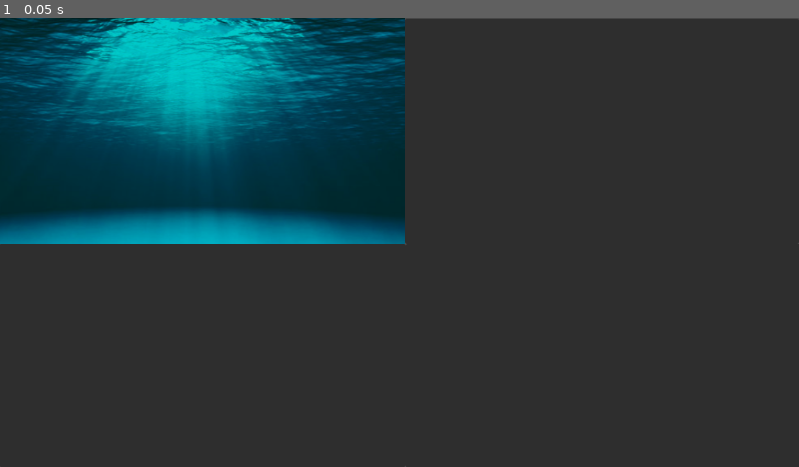
Above: before the commit, frame 1.
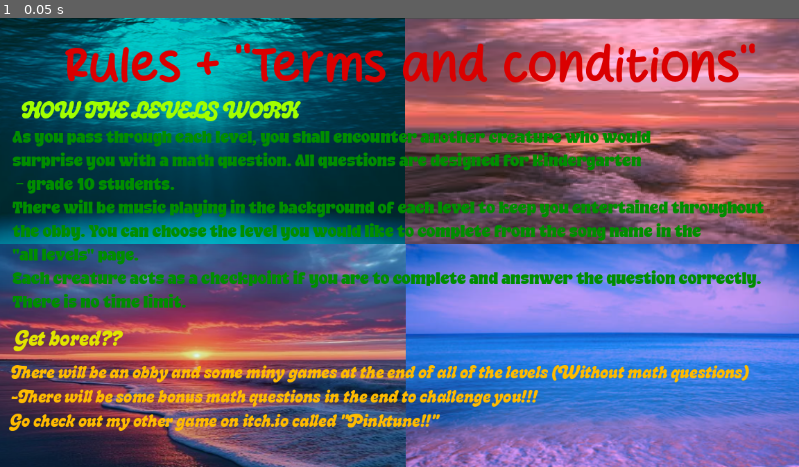
Above: after the commit, the same moment.

Repository: Miguella297/clowny-math-fih
Game: Godot game, scene res://how.tscn
Same seed, same stepped clock (60 frames per second), same inputs: the game is played once before the commit and once after it. This scene is started directly instead of the project's main scene.
Inputs:
- Up to frame 1 (0.05 s): no input

The runs differ from the first frame. In frame 1, 78% of the frame differs, in the area x 0-100%, y 0-100%.

Commit message:
finished the rules page (just about)
Gyatt

Diff:
--- a/how.tscn
+++ b/how.tscn
@@ -1,10 +1,28 @@
-[gd_scene load_steps=3 format=3 uid="uid://duncq6tqmyja5"]
+[gd_scene load_steps=12 format=3 uid="uid://duncq6tqmyja5"]
 
 [ext_resource type="Texture2D" uid="uid://6ltvy2a3xv5j" path="res://ocean 2.png" id="1_iaxyd"]
+[ext_resource type="Texture2D" uid="uid://0akrn6wt82h1" path="res://set.png" id="2_0fr73"]
+[ext_resource type="Texture2D" uid="uid://bf00ro2srqpau" path="res://wave 2.png" id="3_hxkul"]
+[ext_resource type="Texture2D" uid="uid://dp56vcfantc6y" path="res://beach.png" id="4_6xt4l"]
+[ext_resource type="FontFile" uid="uid://2kovgfn6gmd4" path="res://Welcome Darling.otf" id="5_tpxh2"]
+[ext_resource type="FontFile" uid="uid://dewo183t8jt01" path="res://Bakso Menu TTF.ttf" id="6_hxkul"]
+[ext_resource type="FontFile" uid="uid://clk6gu1ghtl6h" path="res://Melt-Swashes.ttf" id="7_6xt4l"]
 
 [sub_resource type="StyleBoxTexture" id="StyleBoxTexture_4f0c7"]
 texture = ExtResource("1_iaxyd")
 modulate_color = Color(0, 0.794554, 0.796301, 1)
+
+[sub_resource type="StyleBoxTexture" id="StyleBoxTexture_yf4nx"]
+texture = ExtResource("2_0fr73")
+modulate_color = Color(0.890196, 1, 1, 1)
+
+[sub_resource type="StyleBoxTexture" id="StyleBoxTexture_mn1mq"]
+texture = ExtResource("3_hxkul")
+modulate_color = Color(1, 0.756863, 1, 1)
+
+[sub_resource type="StyleBoxTexture" id="StyleBoxTexture_t8r2p"]
+texture = ExtResource("4_6xt4l")
+modulate_color = Color(1, 0.643137, 1, 1)
 
 [node name="Node2D" type="Node2D"]
 
@@ -18,15 +36,81 @@
 offset_top = 326.0
 offset_right = 585.0
 offset_bottom = 648.0
+theme_override_styles/panel = SubResource("StyleBoxTexture_yf4nx")
 
 [node name="Panel3" type="Panel" parent="."]
+texture_filter = 1
 offset_left = 584.0
 offset_top = 1.0
 offset_right = 1152.0
 offset_bottom = 326.0
+theme_override_styles/panel = SubResource("StyleBoxTexture_mn1mq")
 
 [node name="Panel4" type="Panel" parent="."]
 offset_left = 585.0
 offset_top = 326.0
 offset_right = 1154.0
 offset_bottom = 649.0
+theme_override_styles/panel = SubResource("StyleBoxTexture_t8r2p")
+
+[node name="Label" type="Label" parent="."]
+offset_left = 92.0
+offset_top = 29.0
+offset_right = 1091.0
+offset_bottom = 106.0
+theme_override_colors/font_color = Color(0.854902, 0, 0, 1)
+theme_override_fonts/font = ExtResource("5_tpxh2")
+theme_override_font_sizes/font_size = 70
+text = "Rules + \"Terms and conditions\""
+
+[node name="Label2" type="Label" parent="."]
+offset_left = 18.0
+offset_top = 156.0
+offset_right = 1351.0
+offset_bottom = 261.0
+theme_override_colors/font_color = Color(0, 0.554526, 0, 1)
+theme_override_fonts/font = ExtResource("6_hxkul")
+theme_override_font_sizes/font_size = 20
+text = "As you pass through each level, you shall encounter another creature who would
+surprise you with a math question. All questions are designed for Kindergarten
+ - grade 10 students.
+There will be music playing in the background of each level to keep you entertained throughout
+the obby. You can choose the level you would like to complete from the song name in the
+\"all levels\" page.
+Each creature acts as a checkpoint if you are to complete and ansnwer the question correctly.
+There is no time limit.
+
+"
+
+[node name="Label3" type="Label" parent="."]
+offset_left = 31.0
+offset_top = 113.0
+offset_right = 323.0
+offset_bottom = 155.0
+theme_override_colors/font_color = Color(0.631373, 1, 0, 1)
+theme_override_fonts/font = ExtResource("7_6xt4l")
+theme_override_font_sizes/font_size = 30
+text = "HOW THE LEVELS WORK"
+
+[node name="Label4" type="Label" parent="."]
+offset_left = 23.0
+offset_top = 443.0
+offset_right = 221.0
+offset_bottom = 472.0
+theme_override_colors/font_color = Color(0.883375, 0.891742, 7.70092e-07, 1)
+theme_override_fonts/font = ExtResource("7_6xt4l")
+theme_override_font_sizes/font_size = 30
+text = "Get bored??"
+
+[node name="Label" type="Label" parent="Label4"]
+layout_mode = 0
+offset_left = -7.0
+offset_top = 52.0
+offset_right = 33.0
+offset_bottom = 75.0
+theme_override_colors/font_color = Color(0.995864, 0.734466, 1.15514e-06, 1)
+theme_override_fonts/font = ExtResource("7_6xt4l")
+theme_override_font_sizes/font_size = 25
+text = "There will be an obby and some miny games at the end of all of the levels (Without math questions)
+-There will be some bonus math questions in the end to challenge you!!!
+Go check out my other game on itch.io called \"Pinktune!!\""
Binary file added: AUGUSTUS.TTF
Not shown, added: AUGUSTUS.TTF.import
Binary file added: Bakso Menu TTF.ttf
Not shown, added: Bakso Menu TTF.ttf.import
Binary file added: Bloom Gum PERSONAL USE ONLY!.ttf
Not shown, added: Bloom Gum PERSONAL USE ONLY!.ttf.import
Binary file added: Melt-Swashes.ttf
Not shown, added: Melt-Swashes.ttf.import
Binary file added: Welcome Darling.otf
Not shown, added: Welcome Darling.otf.import
Binary file added: beach.png
Not shown, added: beach.png.import
(and 4 more such lines)
